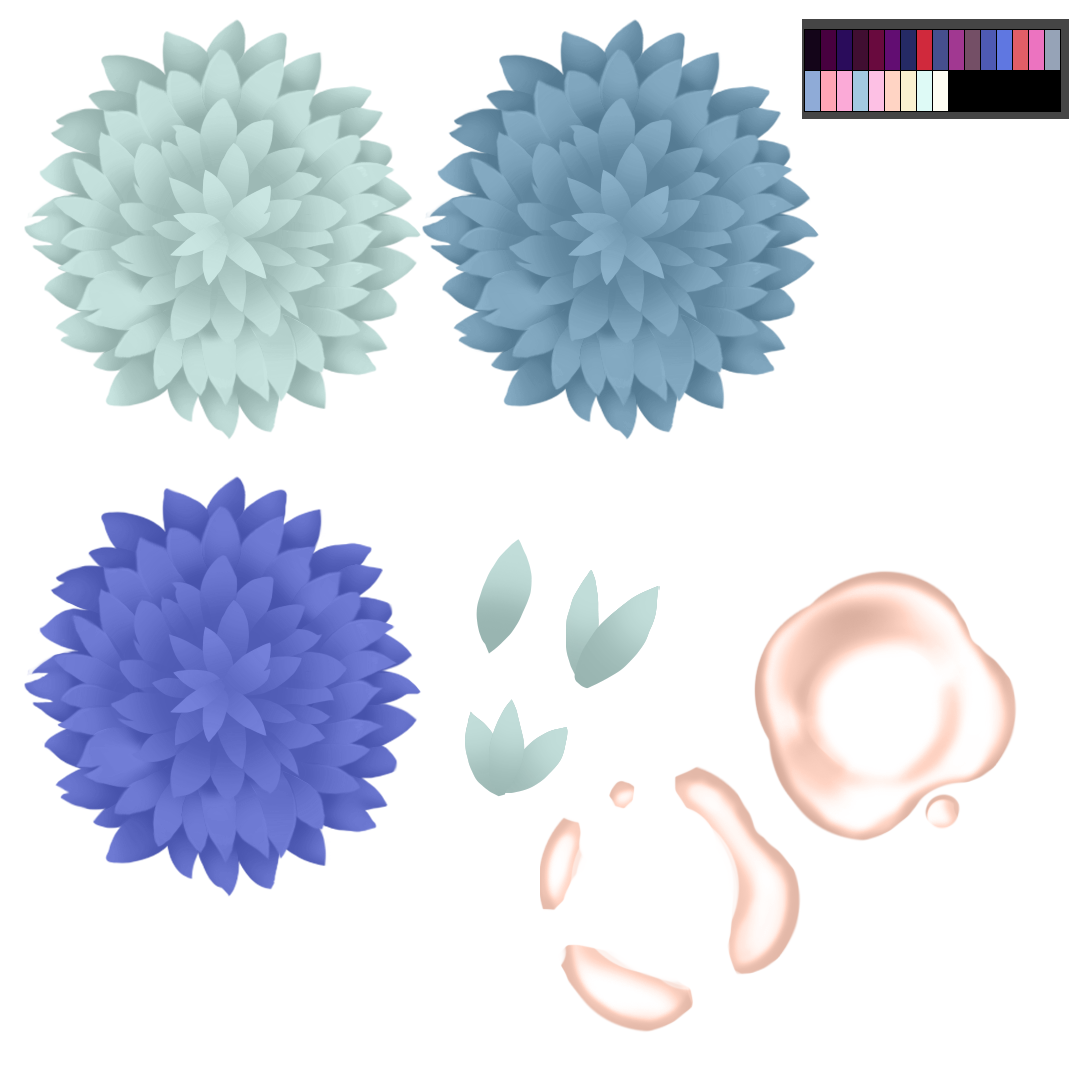
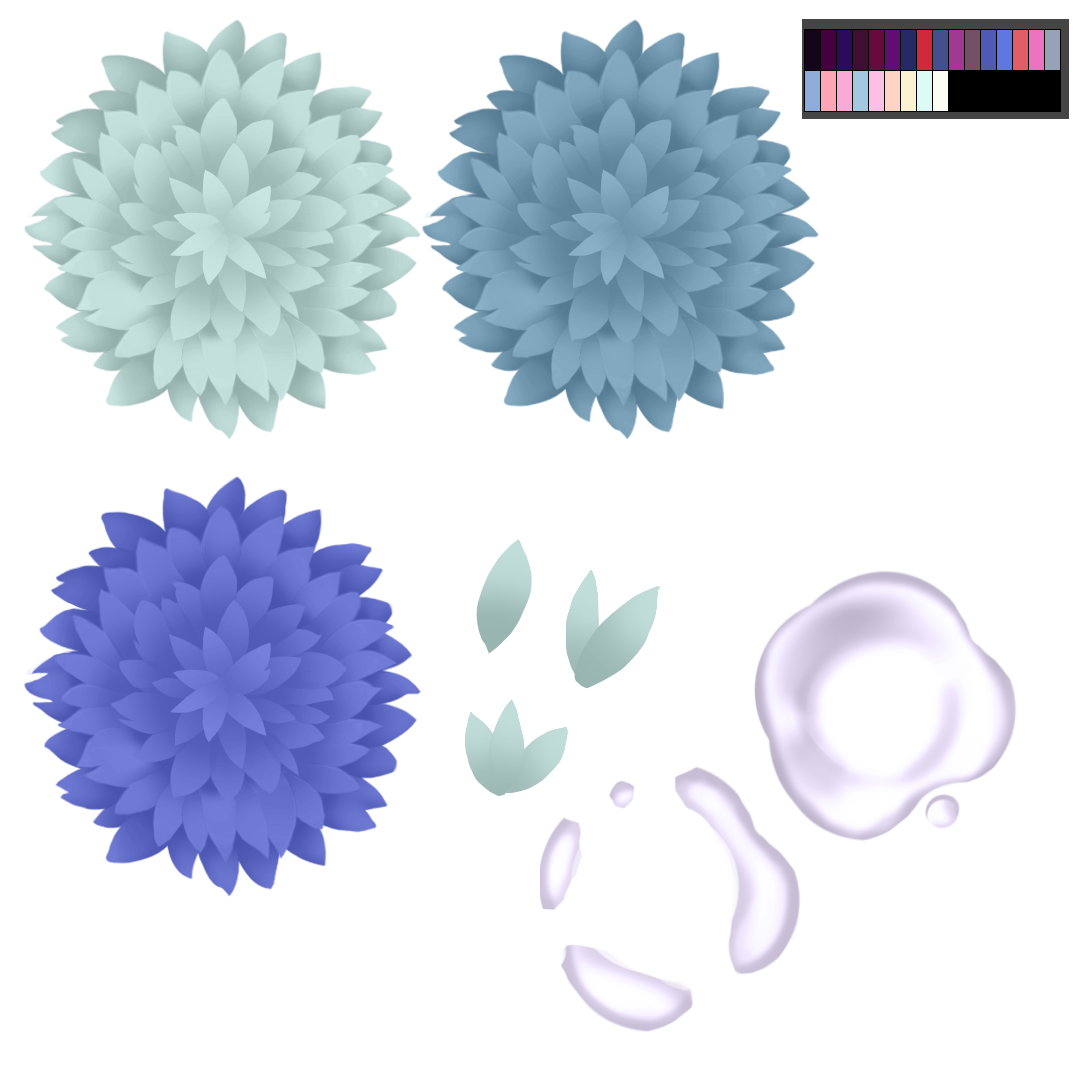
Revision of a layered 1080 x 1080 image; what changed, layer by layer:
painted on "Layer 12" over [540, 570, 1017, 1032]
painted on "Layer 13" over [540, 570, 1017, 1032]
